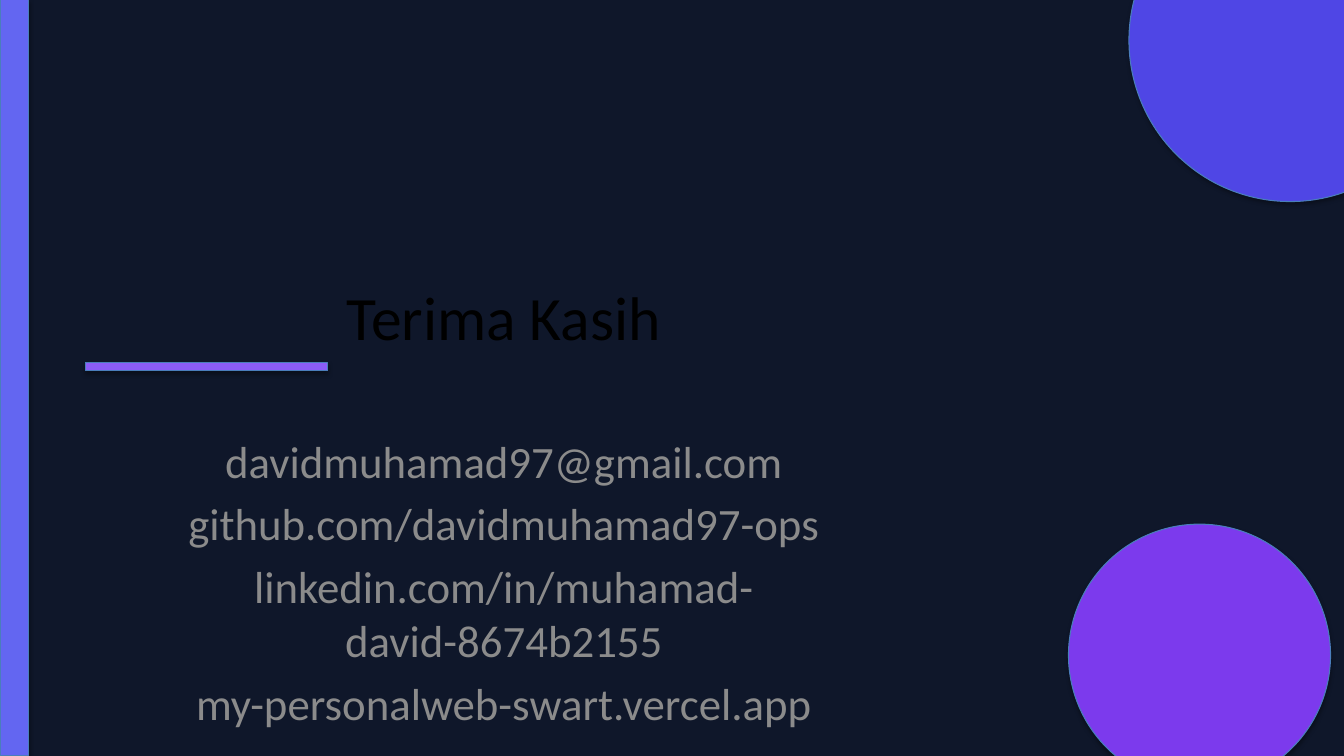
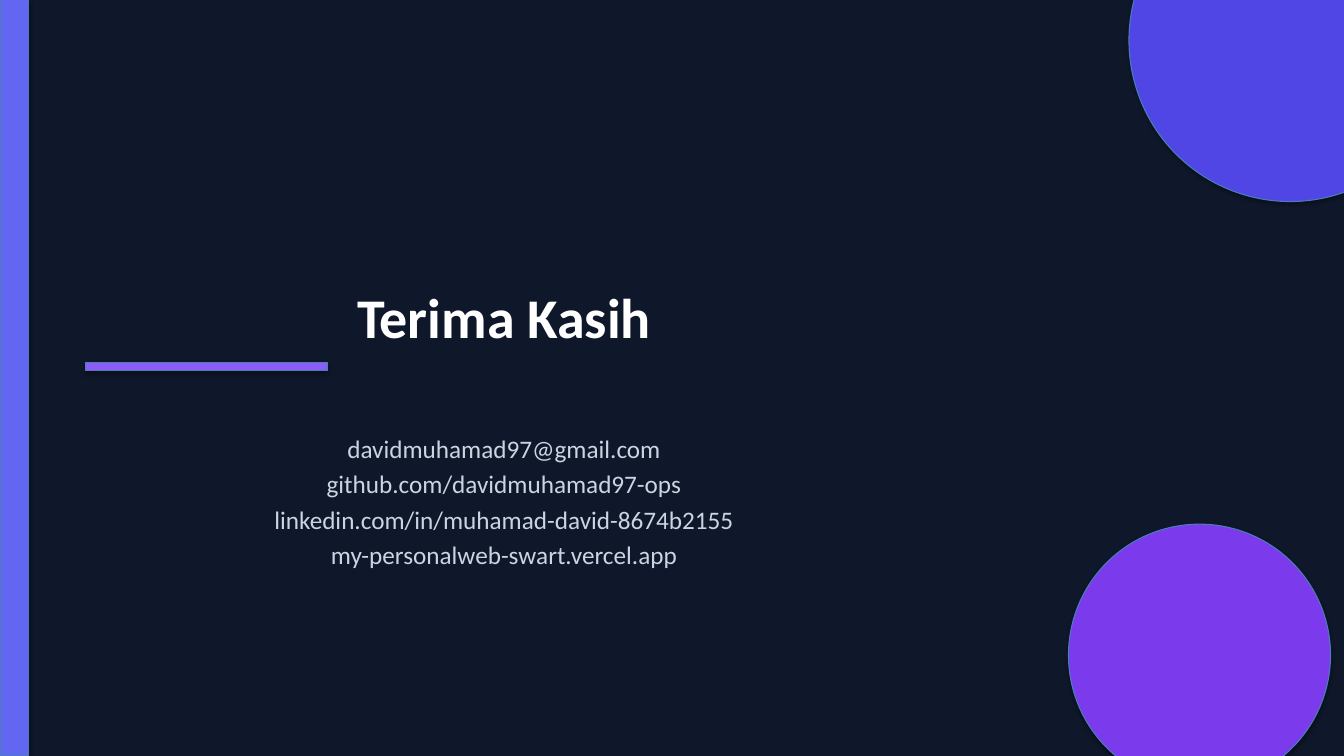
Before and after one commit to davidmuhamad97-ops/my_personalweb, a slide deck: slide 9 of presentation/Code-Challenge-2-Presentasi.pptx. Drawn at 1344x756 pixels with LibreOffice and Linux fonts; fonts in the diff are those of the drawing. Boxes give left, top, right and bottom in pixels: in the first picture for what was removed or moved away, otherwise in the second. Text is boxed around its words. In the diff, an @@ line names an element or a change of style, - is before the commit and + after.

```diff
--- a/presentation/Code-Challenge-2-Presentasi.pptx
+++ b/presentation/Code-Challenge-2-Presentasi.pptx
@@ title added at <box>357,298,651,339</box>, 40 pt, text #FFFFFF, bold @@
+Terima Kasih
@@ subtitle "davidmuhamad97@gmail.com" at <box>274,440,733,568</box>: size 32 to 18 pt, text colour #8C8C8C to #CBD5E1; less space between paragraphs @@
```
Also in this commit, not shown: 8 other slides changed, 1 other file.
